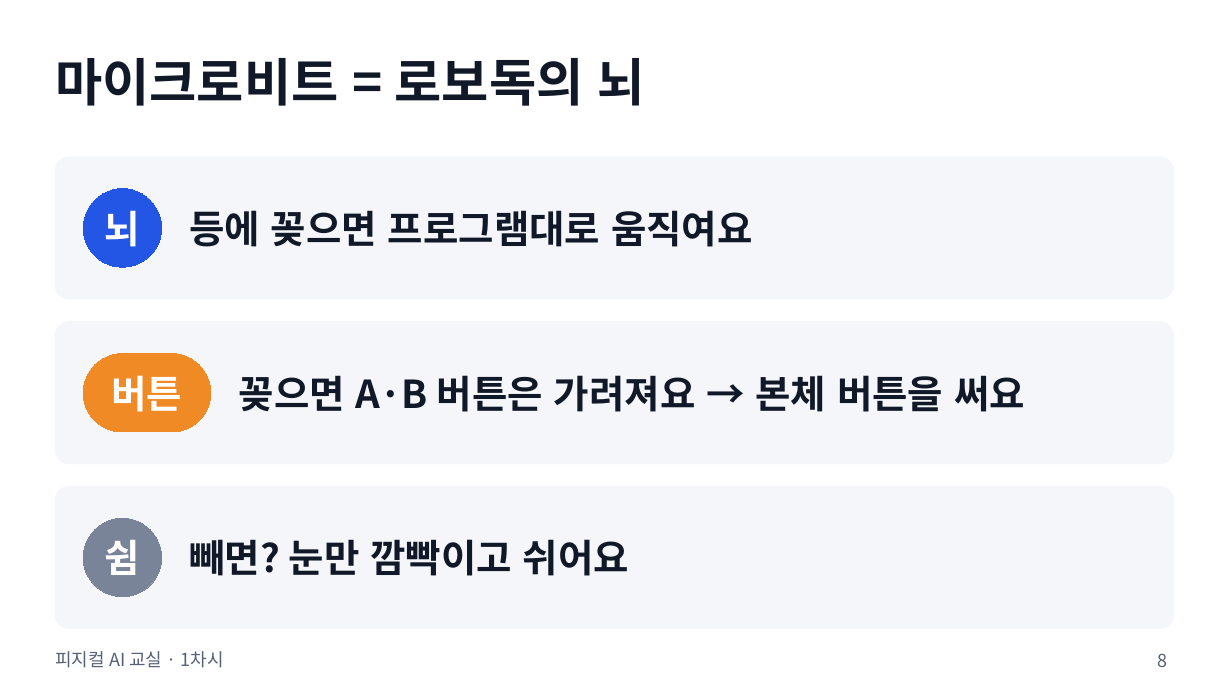
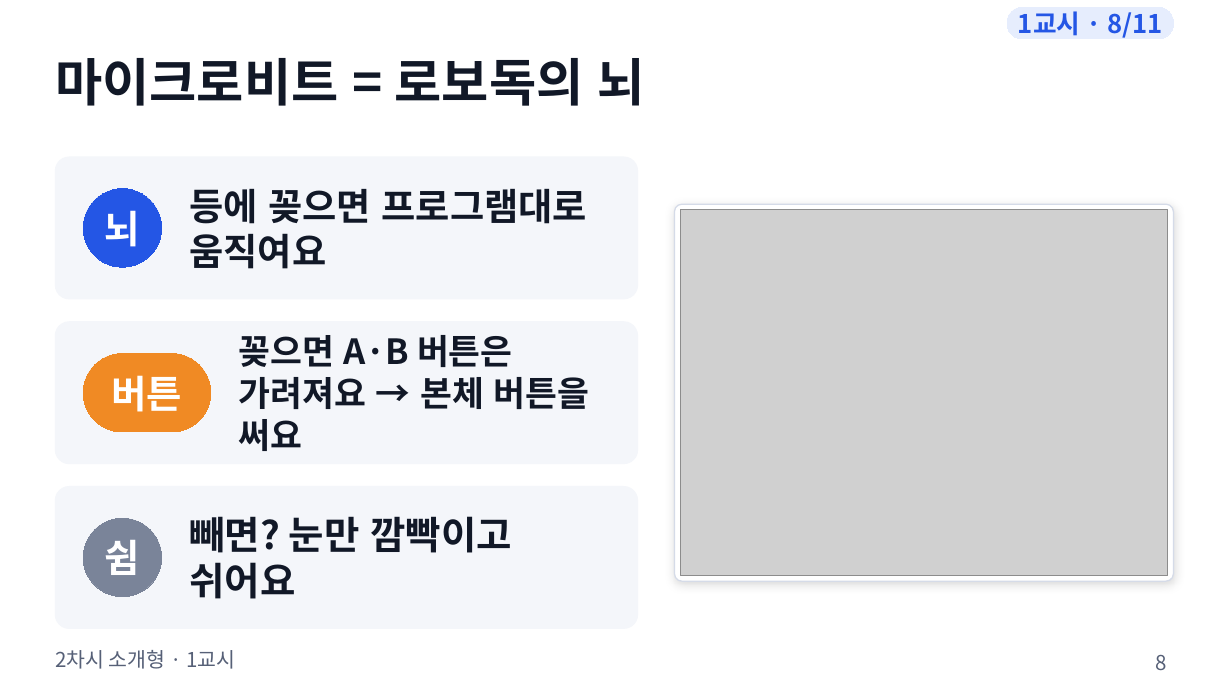
Before and after one commit to boundaryx01-uniquelife/microbit, a slide deck: slide 8 of materials/2차시_소개형/2차시_수업슬라이드.pptx. Drawn at 1232x693 pixels with LibreOffice and Linux fonts; fonts in the diff are those of the drawing; grey boxes stand for pictures. Boxes give left, top, right and bottom in pixels: in the first picture for what was removed or moved away, otherwise in the second. Text is boxed around its words. In the diff, an @@ line names an element or a change of style, - is before the commit and + after.

```diff
--- a/materials/2차시_소개형/2차시_수업슬라이드.pptx
+++ b/materials/2차시_소개형/2차시_수업슬라이드.pptx
@@ rounded rectangle added at (1007,7,1174,39), fill #E6EDFD, outline #E6EDFD 0.75 pt, 20 pt, text #2456E5, bold @@
+1교시 · 8/11
@@ rounded rectangle: place and size @@
-rounded rectangle at (55,157,1174,299)
+rounded rectangle at (55,157,638,299)
@@ text "등에 꽂으면 프로그램대로 움직여요" at (189,189,587,269): size 30 to 29 pt @@
@@ rounded rectangle added at (675,204,1174,581), fill #FFFFFF, outline #D5DBE8 1 pt @@
@@ picture added at (680,210,1168,576) @@
@@ rounded rectangle: place and size @@
-rounded rectangle at (55,322,1174,463)
+rounded rectangle at (55,322,638,463)
@@ text "꽂으면 A·B 버튼은 가려져요 → ..." at (239,335,590,451): size 30 to 27 pt @@
@@ rounded rectangle: place and size @@
-rounded rectangle at (55,487,1174,628)
+rounded rectangle at (55,487,638,628)
@@ text "빼면? 눈만 깜빡이고 쉬어요" rewrapped from (189,539,629,576) to (189,516,512,599) @@
@@ text at (55,650,235,669): text changed; size 14 to 16 pt @@
-피지컬 AI 교실 · 1차시
+2차시 소개형 · 1교시
@@ page number at (1156,655,1167,670): size 14 to 16 pt @@
```
Also in this commit, not shown: 24 other slides changed, 20 other files.
